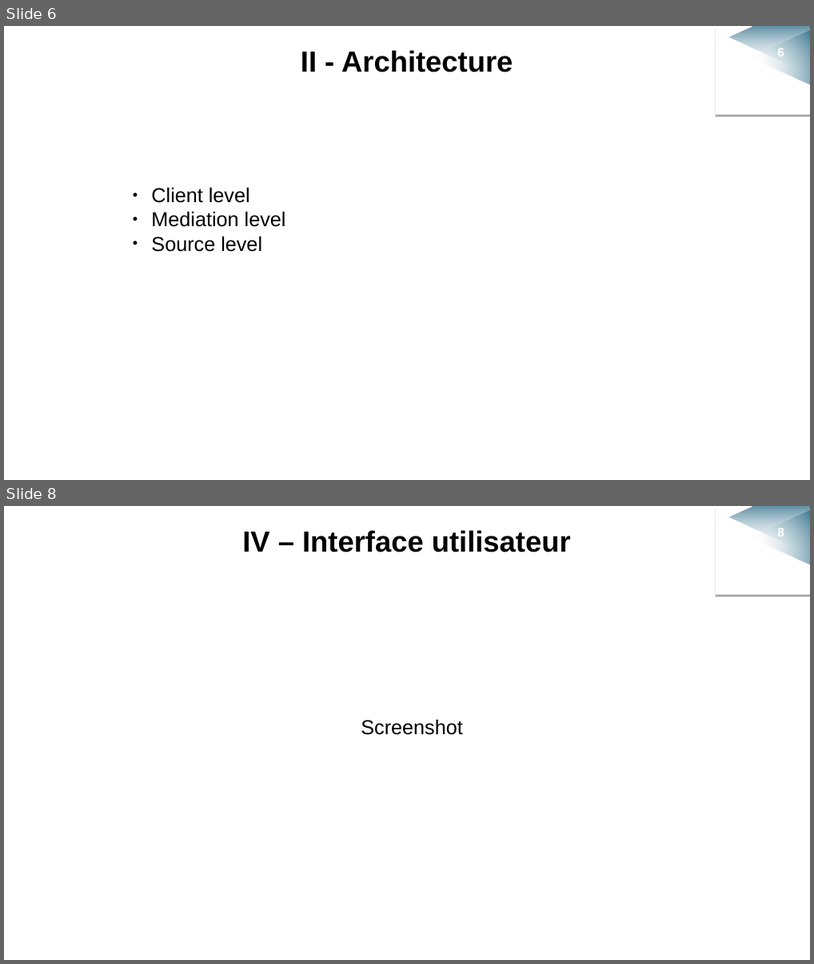
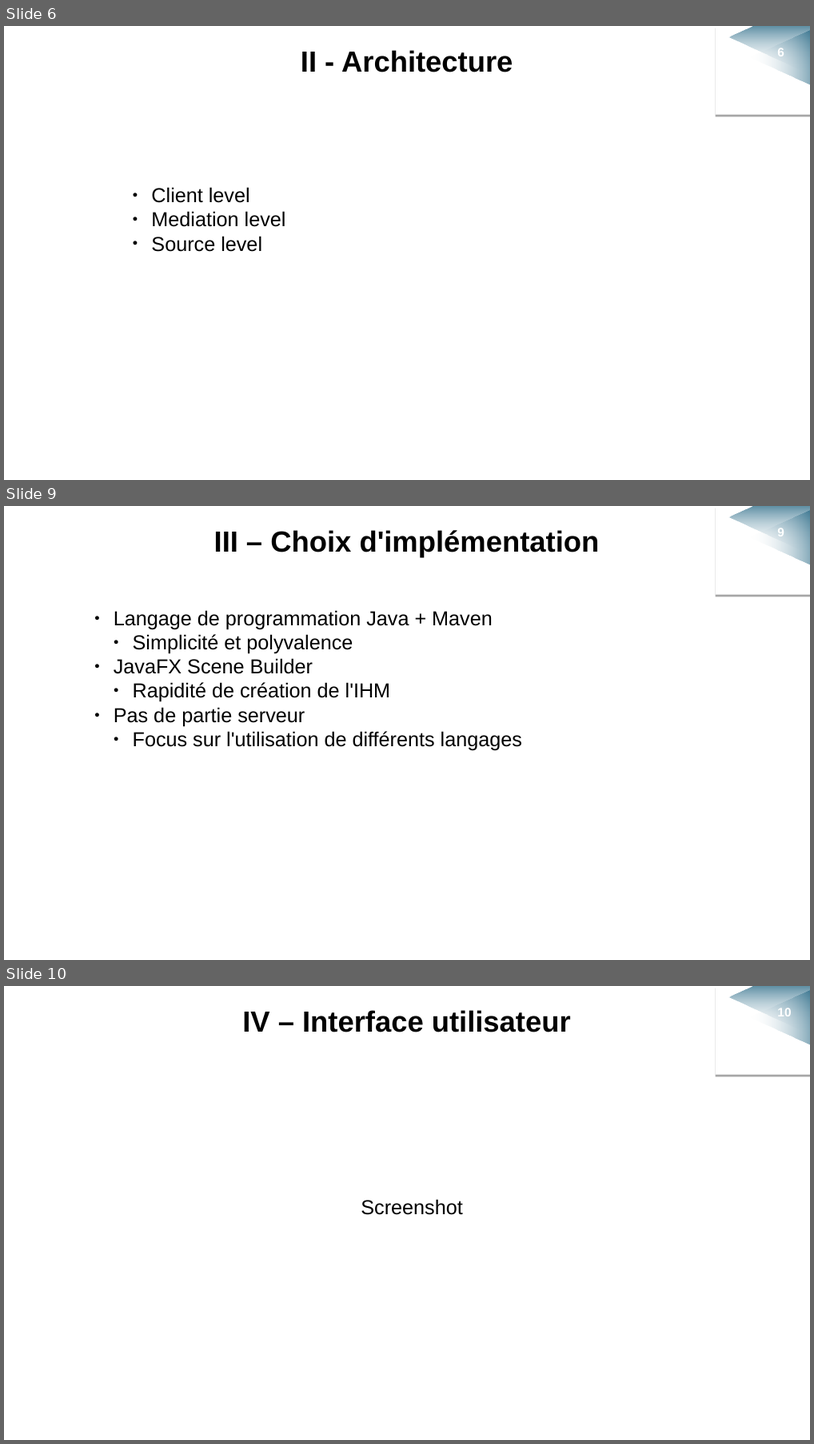
Before and after one commit to sizo0/BDAProject, a slide deck: Documents/Presentation/BDA_presentation.odp. Shown one above the other, each under a label of ours: slides 6 and 8 before the commit, slides 6, 9 and 10 after it; the slides between them are not shown. The pictures are 814x964 and 814x1444 pixels, drawn with LibreOffice and Linux fonts; fonts in the diff are those of the drawing; background and template pictures are left out. Boxes give left, top, right and bottom in pixels: in the first picture for what was removed or moved away, otherwise in the second. Text is boxed around its words. In the diff, an @@ line names an element or a change of style, - is before the commit and + after.

Commit message:
choix d'implementation autres odt

```diff
--- a/Documents/Presentation/BDA_presentation.odp
+++ b/Documents/Presentation/BDA_presentation.odp
@@ slide 9 added at bbox=[4, 506, 810, 960], background #FFFFFF; not listed: 3 template elements that a slide beside it also shows @@
@@ freeform shape added at bbox=[730, 507, 810, 554], fill gradient #FFFFFF to #004D6F @@
@@ triangle added at bbox=[750, 510, 810, 564], fill gradient #FFFFFF to #004D6F @@
@@ page number added at bbox=[778, 528, 785, 536], 11 pt, text #FFFFFF, bold @@
+9
@@ text added at bbox=[214, 530, 600, 557], 26 pt, text #000000, bold @@
+III – Choix d'implémentation
@@ text added at bbox=[114, 610, 522, 751], 18 pt, text #000000 @@
+● Langage de programmation Java + Maven
+  ● Simplicité et polyvalence
+● JavaFX Scene Builder
+  ● Rapidité de création de l'IHM
+● Pas de partie serveur
+  ● Focus sur l'utilisation de différents langages
@@ what was slide 8 is now slide 10 @@
@@ page number at bbox=[778, 1008, 791, 1016]: text changed @@
-8
+10
```
Also in this commit, not shown: 1 slide changed, 1 other slide added, 1 other file.
